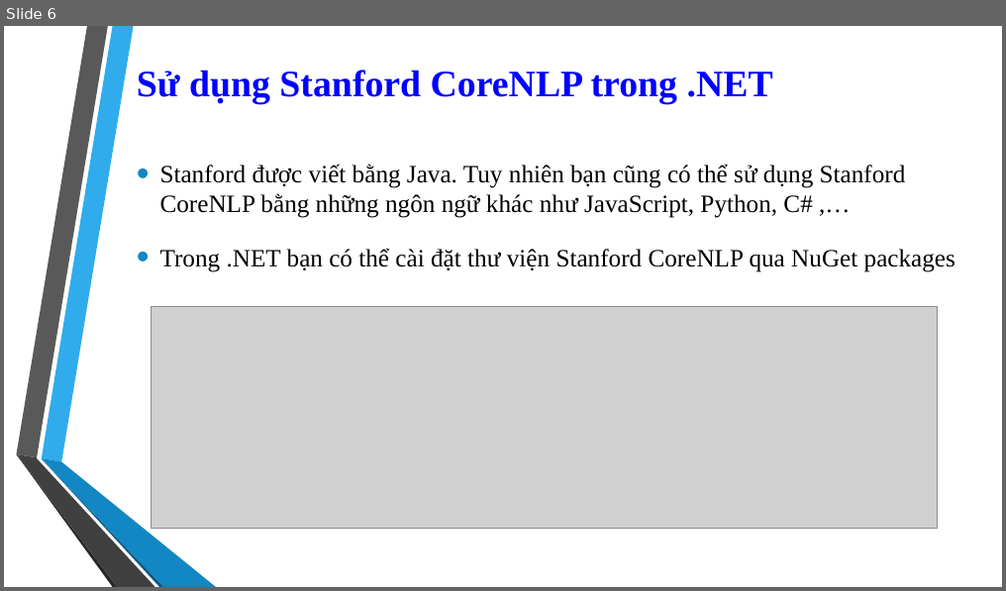
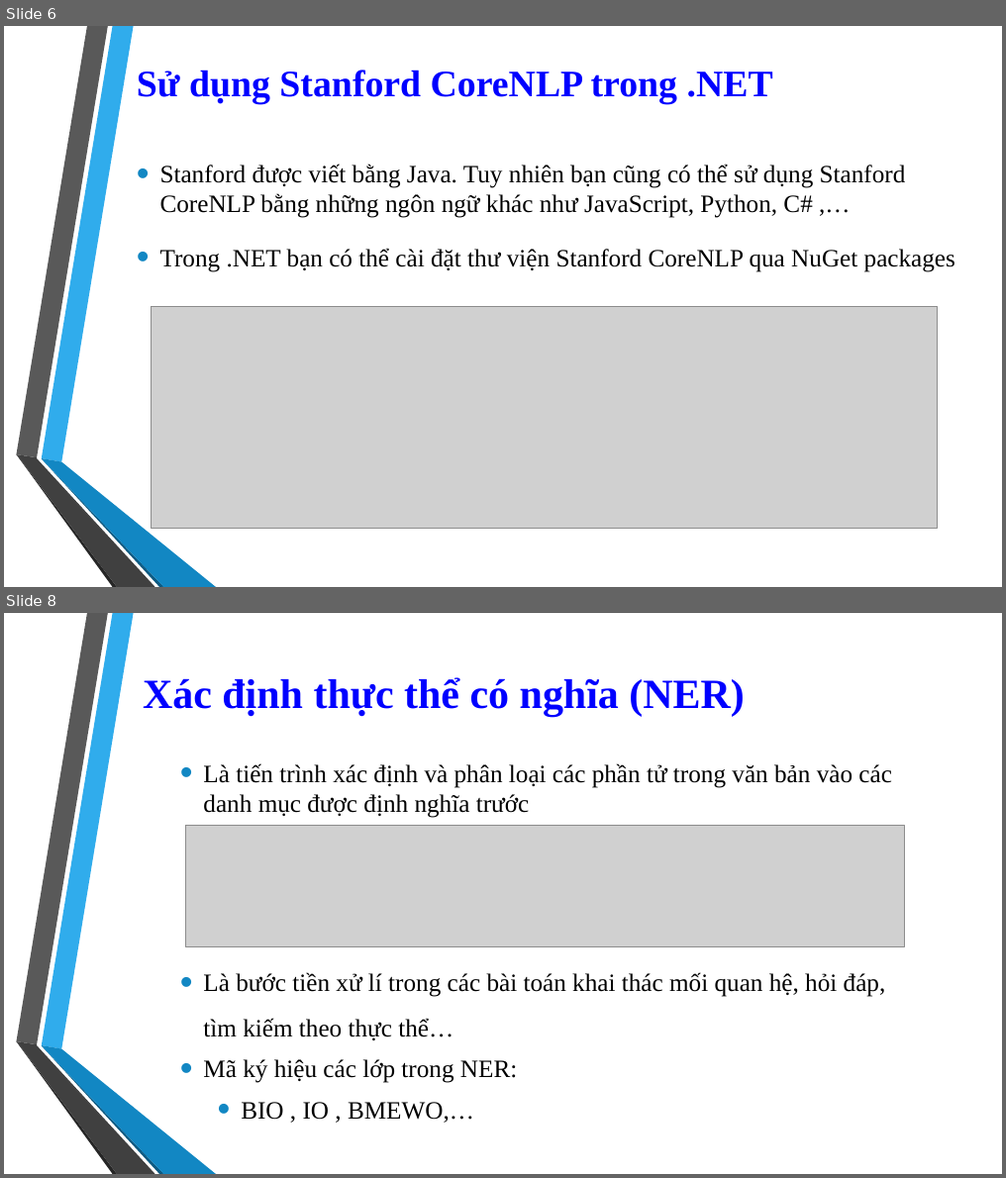
Before and after one commit to 1412520/TextMining, a slide deck: Seminar/Stanford_CoreNLP.pptx. Shown one above the other, each under a label of ours: slide 6 before the commit, slides 6 and 8 after it; the slides between them are not shown. The pictures are 1006x591 and 1006x1178 pixels, drawn with LibreOffice and Linux fonts; fonts in the diff are those of the drawing; grey boxes stand for pictures; background and template pictures are left out. Boxes give left, top, right and bottom in pixels: in the first picture for what was removed or moved away, otherwise in the second. Text is boxed around its words. In the diff, an @@ line names an element or a change of style, - is before the commit and + after.

```diff
--- a/Seminar/Stanford_CoreNLP.pptx
+++ b/Seminar/Stanford_CoreNLP.pptx
@@ slide 8 added at (x1=4, y1=613, x2=1002, y2=1174), background picture (left out); not listed: 6 template elements that a slide beside it also shows @@
@@ title added at (x1=143, y1=677, x2=744, y2=717), 40 pt, text #0000FF, bold @@
+Xác định thực thể có nghĩa (NER)
@@ text added at (x1=203, y1=763, x2=892, y2=1123), 24 pt, text #000000 @@
+  • Là tiến trình xác định và phân loại các phần tử trong văn bản vào các danh mục được định nghĩa trước
+  • Là bước tiền xử lí trong các bài toán khai thác mối quan hệ, hỏi đáp, tìm kiếm theo thực thể…
+  • Mã ký hiệu các lớp trong NER:
+    • BIO , IO , BMEWO,…
@@ picture added at (x1=186, y1=826, x2=905, y2=947) @@
```
Also in this commit, not shown: 2 slides changed, 4 other slides added, 1 other file.
